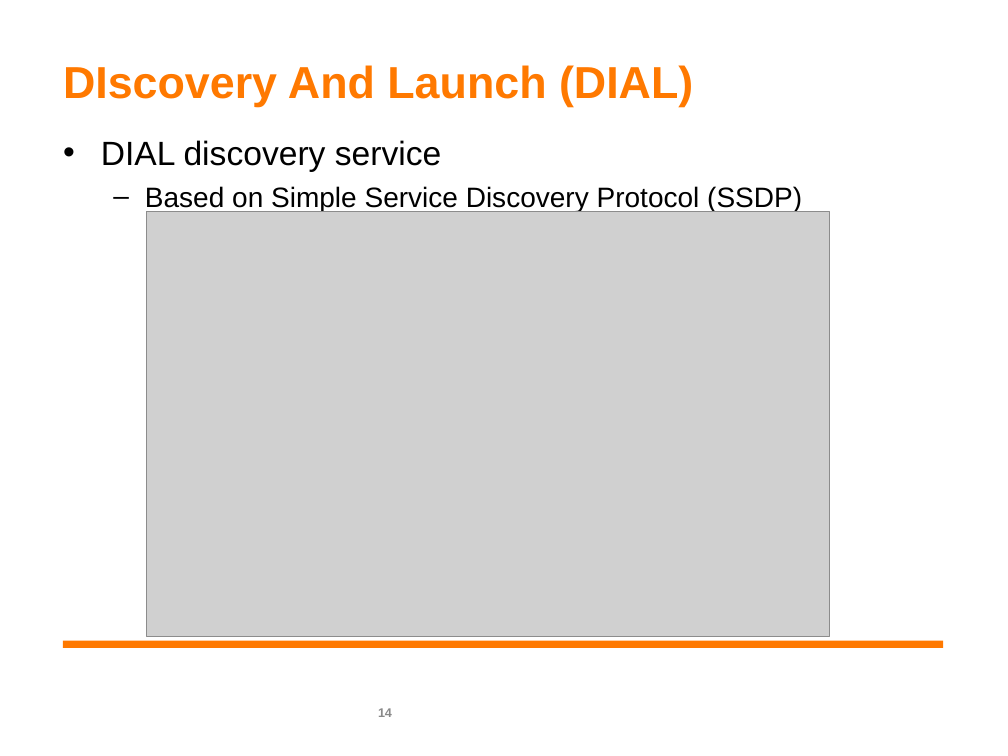
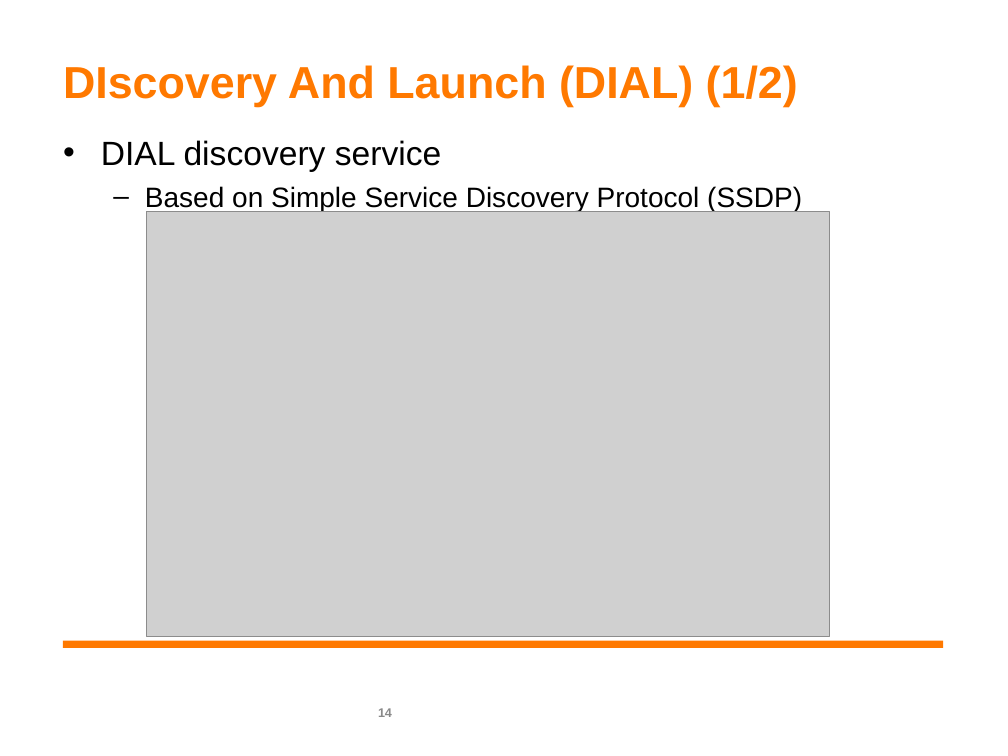
Before and after one commit to pengdev/home-networking, a slide deck: slide 14 of liu_120515.ppt. Drawn at 1008x756 pixels with LibreOffice and Linux fonts; fonts in the diff are those of the drawing; grey boxes stand for pictures; background and template pictures are left out. Boxes give left, top, right and bottom in pixels: in the first picture for what was removed or moved away, otherwise in the second. Text is boxed around its words. In the diff, an @@ line names an element or a change of style, - is before the commit and + after.

```diff
--- a/liu_120515.ppt
+++ b/liu_120515.ppt
@@ title at (x1=63, y1=65, x2=798, y2=107): text changed @@
-DIscovery And Launch (DIAL)
+DIscovery And Launch (DIAL) (1/2)
```
Also in this commit, not shown: 13 other slides changed, 1 slide added, 1 other file.
